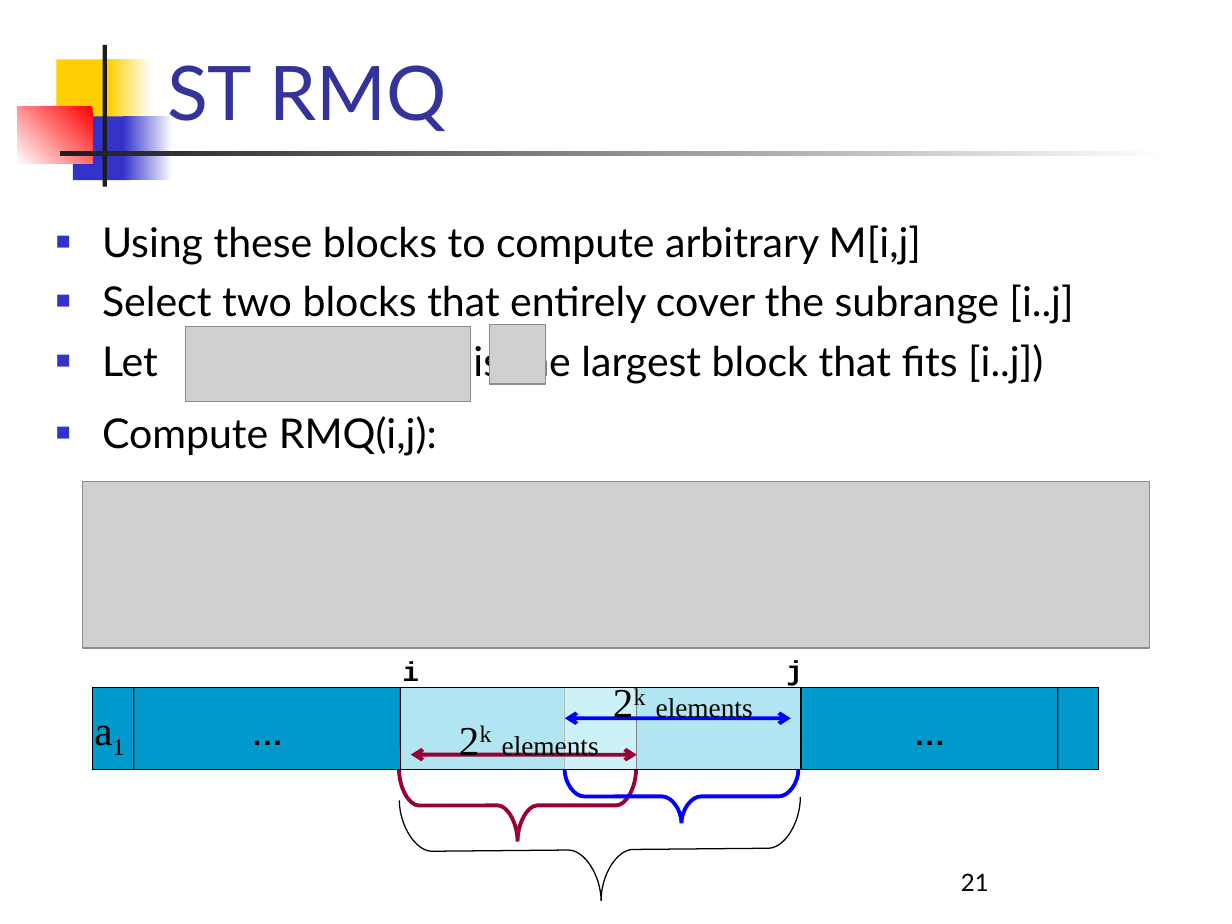
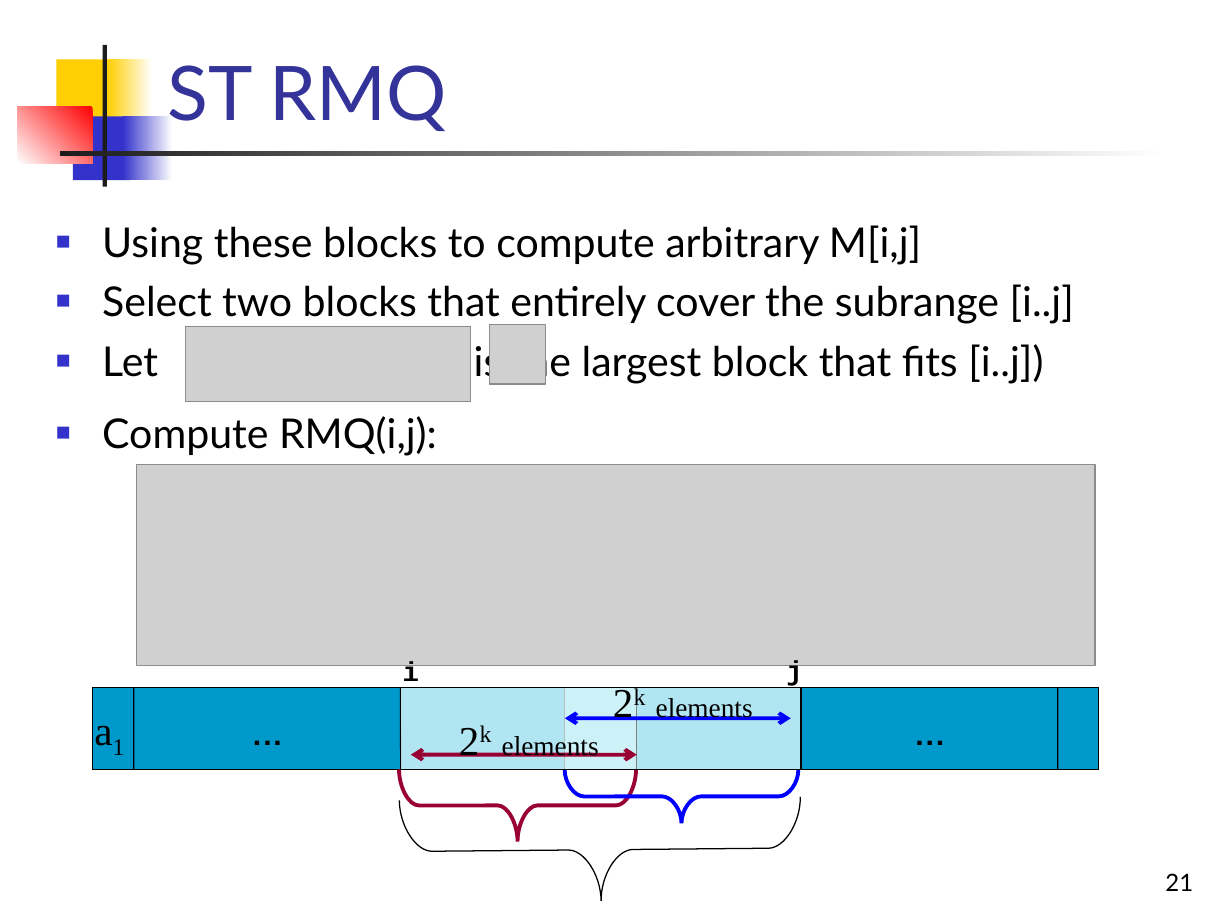
Before and after one commit to pamd/foo, a slide deck: slide 21 of faq/geometry/RMQ_LCA/LCA-seminar-modified.ppt. Drawn at 1232x924 pixels with LibreOffice and Linux fonts; fonts in the diff are those of the drawing; grey boxes stand for pictures. Boxes give left, top, right and bottom in pixels: in the first picture for what was removed or moved away, otherwise in the second. Text is boxed around its words. In the diff, an @@ line names an element or a change of style, - is before the commit and + after.

```diff
--- a/faq/geometry/RMQ_LCA/LCA-seminar-modified.ppt
+++ b/faq/geometry/RMQ_LCA/LCA-seminar-modified.ppt
@@ picture: place and size @@
-picture at (83,482,1149,648)
+picture at (137,464,1095,665)
@@ page number at (1165,873,1193,891): alignment left to right @@
```
Also in this commit, not shown: 55 other slides changed, 11 other files.
